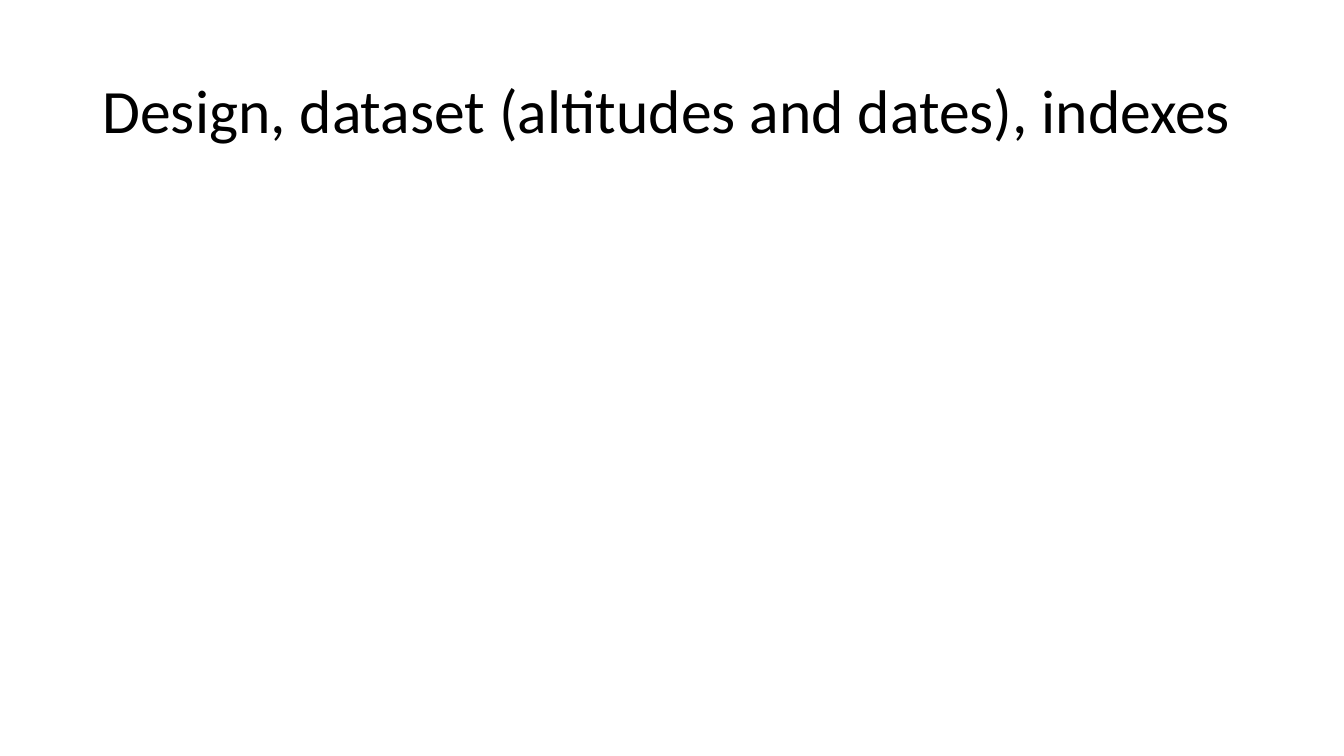
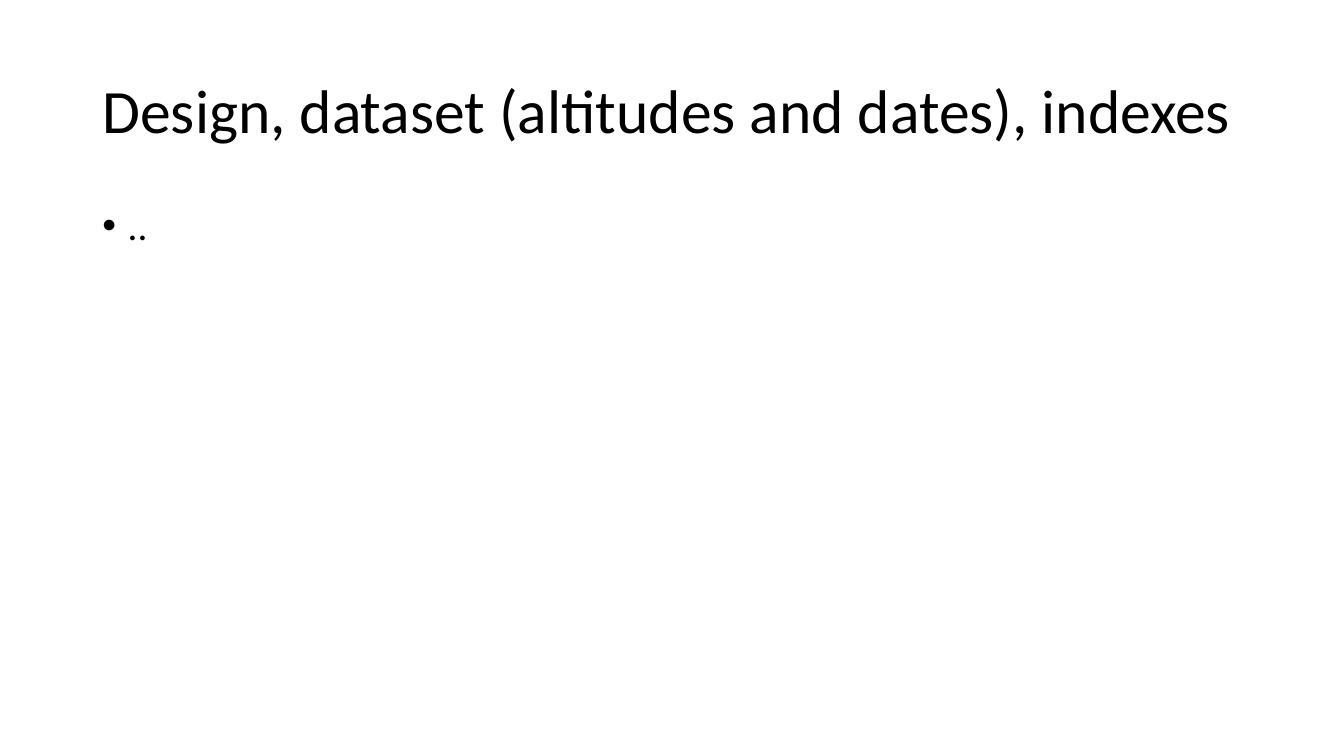
Before and after one commit to jaureguijara/DENSIPLANT_analysis, a slide deck: slide 1 of outputs/summary.pptx. Drawn at 1344x756 pixels with LibreOffice and Linux fonts; fonts in the diff are those of the drawing. Boxes give left, top, right and bottom in pixels: in the first picture for what was removed or moved away, otherwise in the second. Text is boxed around its words. In the diff, an @@ line names an element or a change of style, - is before the commit and + after.

```diff
--- a/outputs/summary.pptx
+++ b/outputs/summary.pptx
@@ text added at (93, 202, 1252, 682), 28 pt, text #000000 @@
+• ..
```
Also in this commit, not shown: 2 slides added.
